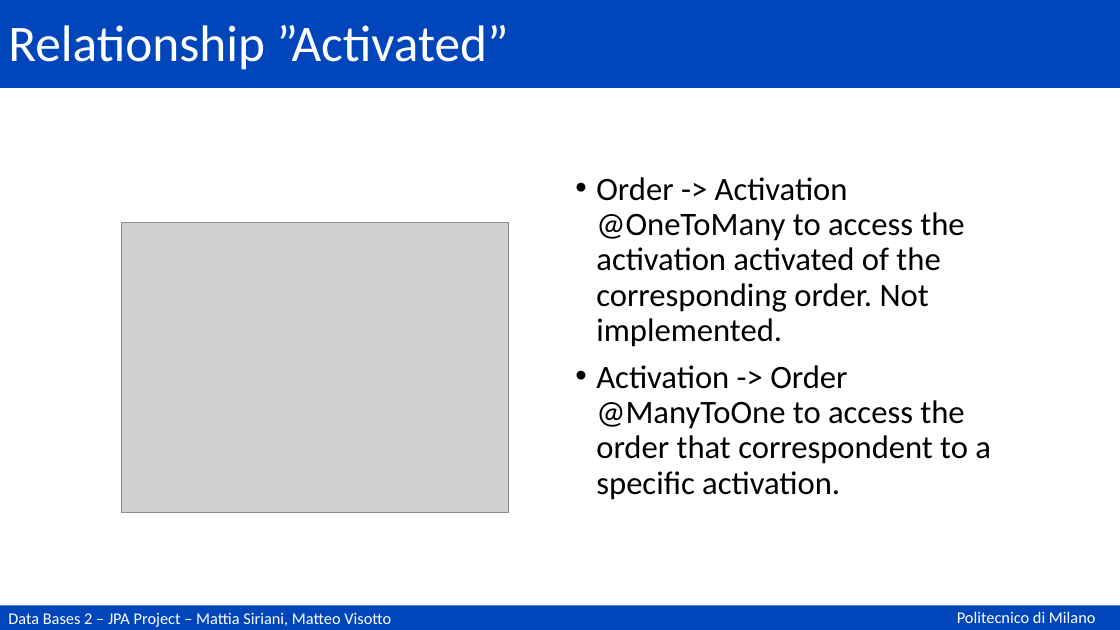
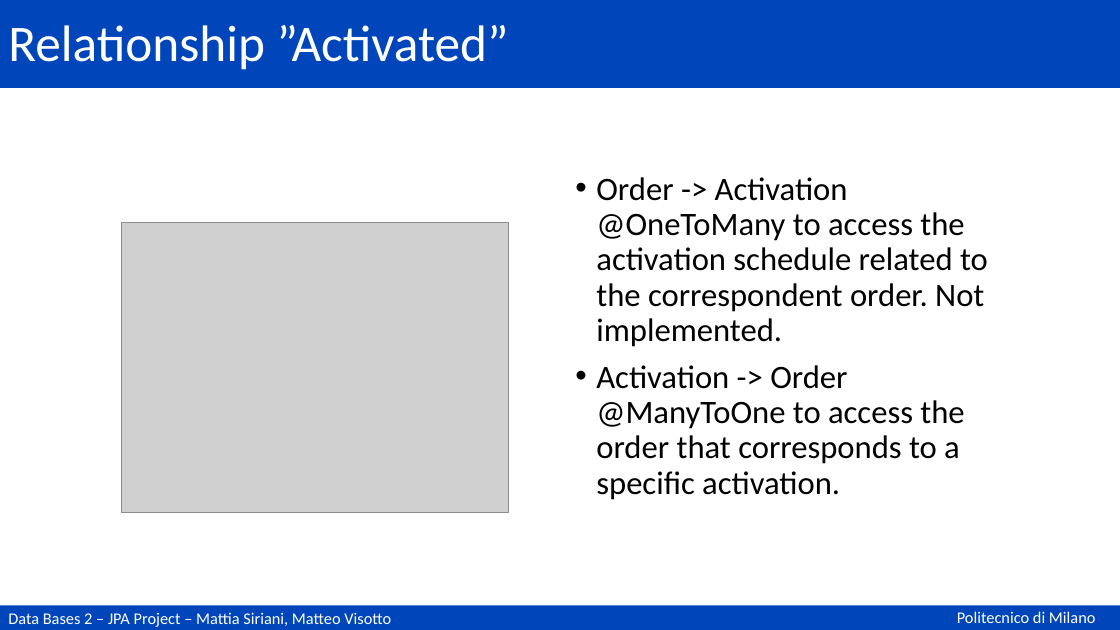
Before and after one commit to matteovisotto/DB2-SirianiVisotto, a slide deck: slide 69 of Documentation.pptx. Drawn at 1120x630 pixels with LibreOffice and Linux fonts; fonts in the diff are those of the drawing; grey boxes stand for pictures. Boxes give left, top, right and bottom in pixels: in the first picture for what was removed or moved away, otherwise in the second. Text is boxed around its words. In the diff, an @@ line names an element or a change of style, - is before the commit and + after.

```diff
--- a/Documentation.pptx
+++ b/Documentation.pptx
@@ text at (596, 177, 988, 500): text changed @@
-• Order -> Activation @OneToMany to access the activation activated of the corresponding order. Not implemented.
-• Activation -> Order @ManyToOne to access the order that correspondent to a specific activation.
+• Order -> Activation @OneToMany to access the activation schedule related to the correspondent order. Not implemented.
+• Activation -> Order @ManyToOne to access the order that corresponds to a specific activation.
```
Also in this commit, not shown: 11 other slides changed, 3 other files.
